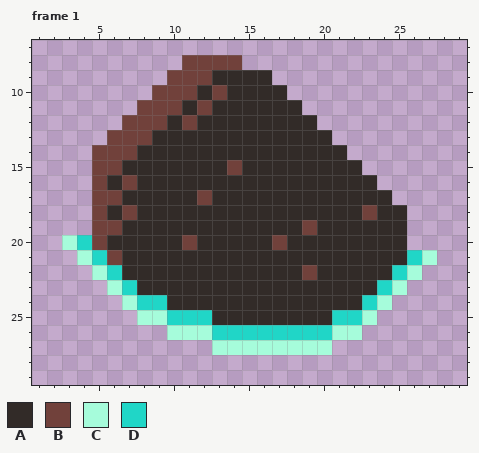
Pixel-art file, stored at Assets/Sprites/Environment/Rock.aseprite. That is the earlier state.
32x32 pixels, 2 frames. Shown: frame 1: x 1..29, y 7..29. The commit also changed other frames, which this record leaves out.
Palette (. is transparent): A #322b28  B #71413b  C #a6fcdb  D #20d6c7
Pixels before, frame 1, first column x 3:
 8 ........BBBB.............
 9 .......BBBAAAA...........
10 ......BBBABAAAA..........
11 .....BBBABAAAAAA.........
12 ....BBBABAAAAAAAA........
13 ...BBBAAAAAAAAAAAA.......
14 ..BBBAAAAAAAAAAAAAA......
15 ..BBAAAAAAABAAAAAAAA.....
16 ..BABAAAAAAAAAAAAAAAA....
17 ..BBAAAAABAAAAAAAAAAAA...
18 ..BABAAAAAAAAAAAAAAABAA..
19 ..BBAAAAAAAAAAAABAAAAAA..
20 CDBAAAAABAAAAABAAAAAAAA..
21 .CDBAAAAAAAAAAAAAAAAAAADC
22 ..CDAAAAAAAAAAAABAAAAADC.
23 ...CDAAAAAAAAAAAAAAAADC..
24 ....CDDAAAAAAAAAAAAADC...
25 .....CCDDDAAAAAAAADDC....
26 .......CCCDDDDDDDDCC.....
27 ..........CCCCCCCC.......
Once edited:
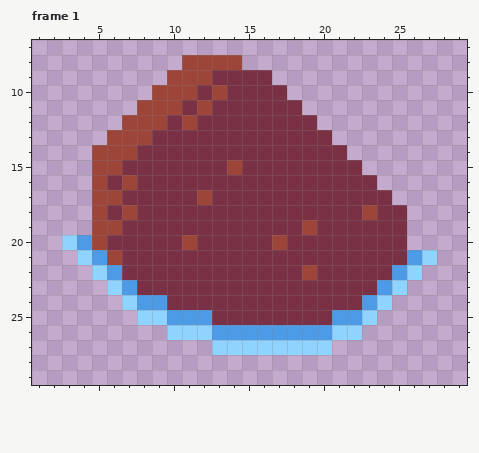
What changed:
Colour A changes from #322b28 to #7a3045.
Colour B changes from #71413b to #9e4539.
Colour C changes from #a6fcdb to #8fd3ff.
Colour D changes from #20d6c7 to #4d9be6.
